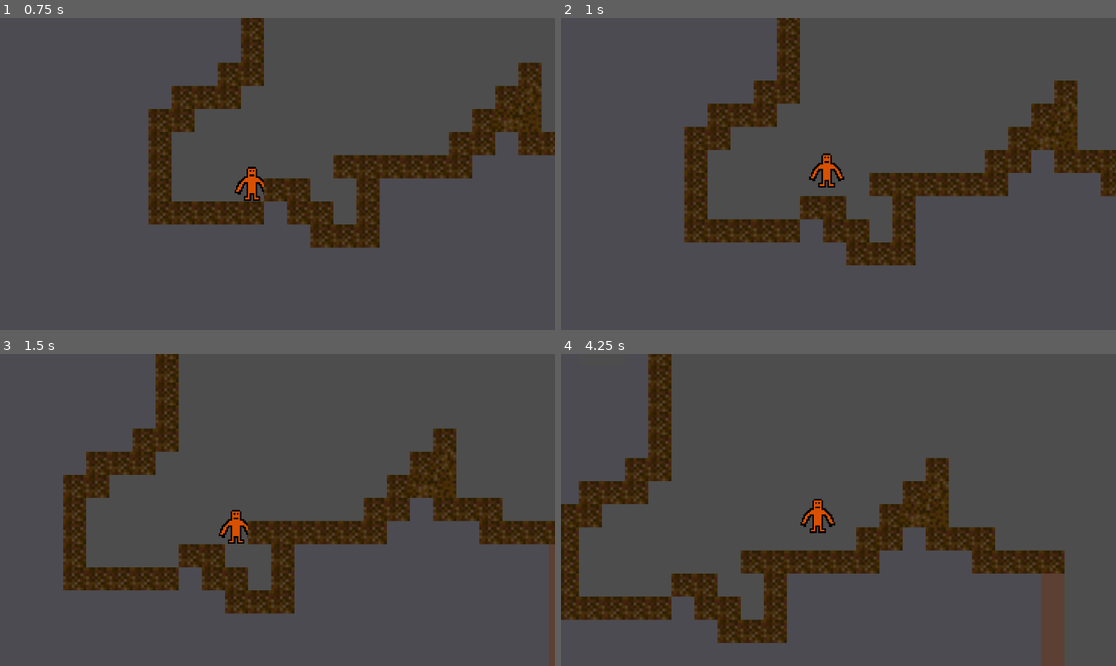
Above: before the commit, frames 1-4 (two rows, left to right).
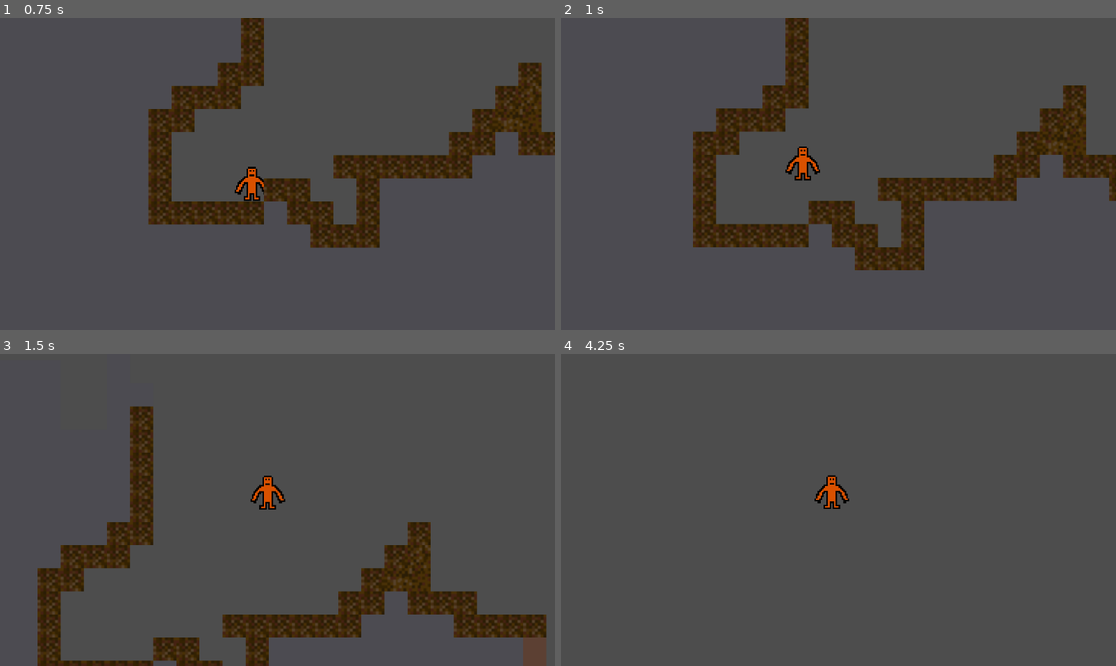
Above: after the commit, the same moments.

Repository: katyperrier/daydream-rgv-hour1
Game: Godot game, scene res://main.tscn
The game is run twice, just before and just after one commit, with the same random seed, the same clock (stepped at 60 frames per second) and the same inputs.
Inputs:
- Up to frame 1 (0.75 s): hold D (right) from 0.53 s (still down); tap Shift (sprint) at 0.6 s
- Up to frame 2 (1 s): keep holding D (right); tap Space (jump) at 0.77 s; tap Y (grapple, bound only after the commit) at 0.8 s
- Up to frame 3 (1.5 s): keep holding D (right); tap Y (grapple, bound only after the commit) at 1.35 s
- Up to frame 4 (4.25 s): tap Space (jump) at 1.52, 3.02, 3.77 s; tap Shift (sprint) at 1.55, 2.1, 3.05, 3.6 s; release D (right) at 2.03 s; hold A (left) 2.03-2.78 s; tap Y (grapple, bound only after the commit) at 2.3, 2.85, 3.8 s; hold D (right) from 2.78 s (still down)

Frame 1 is identical in both runs. In frame 2, 9.8% of the frame differs, in the area x 22-100%, y 0-81%; in frame 3, 27%, in the area x 6-100%, y 0-100%; in frame 4, 17%.

Commit message:
kind of angle movement

Diff:
--- a/player.gd
+++ b/player.gd
@@ -9,7 +9,8 @@
 var sprint_factor = 1.0
 var dashspeed = 4.0
 var is_dashing = false
-
+var diaganol_move = Vector2(600,-600)
+var is_gliding = false
 func _physics_process(delta: float) -> void:
 	# Add the gravity.
 	if not is_on_floor():
@@ -23,7 +24,14 @@
 	if is_on_floor():
 		jump_count = 0
 
-	#Handle the sprint
+	if Input.is_action_just_pressed("grapple"):
+		is_gliding = true
+
+	if is_gliding:
+		velocity = velocity.lerp(diaganol_move, 0.1)
+
+		if velocity.distance_to(diaganol_move) < 5:
+			is_gliding = false
 
 	# Get the input direction and handle the movement/deceleration.
 	# As good practice, you should replace UI actions with custom gameplay actions.
@@ -32,14 +40,14 @@
 	if Input.is_action_just_pressed("sprint"):
 		if !is_dashing and direction:
 			startdash()
-
-	if direction:
-		if is_dashing:
-			velocity.x = direction * SPEED * dashspeed
+	if not is_gliding:
+		if direction:
+			if is_dashing:
+				velocity.x = direction * SPEED * dashspeed
+			else:
+				velocity.x = direction * SPEED
 		else:
-			velocity.x = direction * SPEED
-	else:
-		velocity.x = move_toward(velocity.x, 0, SPEED)
+			velocity.x = move_toward(velocity.x, 0, SPEED)
 
 	move_and_slide()
 
--- a/project.godot
+++ b/project.godot
@@ -39,6 +39,11 @@
 "events": [Object(InputEventKey,"resource_local_to_scene":false,"resource_name":"","device":-1,"window_id":0,"alt_press …(195 unchanged characters)…
 ]
 }
+grapple={
+"deadzone": 0.2,
+"events": [Object(InputEventKey,"resource_local_to_scene":false,"resource_name":"","device":-1,"window_id":0,"alt_pressed":false,"shift_pressed":false,"ctrl_pressed":false,"meta_pressed":false,"pressed":false,"keycode":0,"physical_keycode":89,"key_label":0,"unicode":121,"location":0,"echo":false,"script":null)
+]
+}
 
 [rendering]
 
